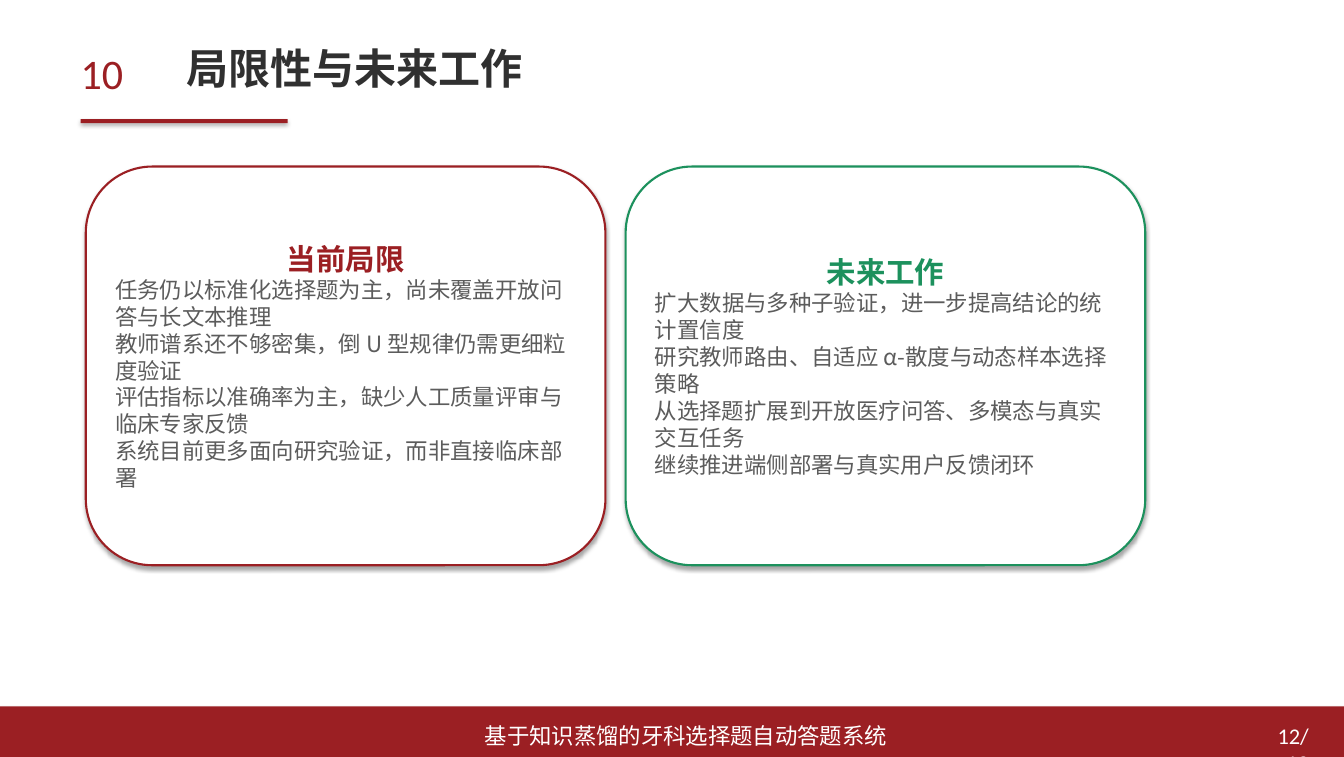
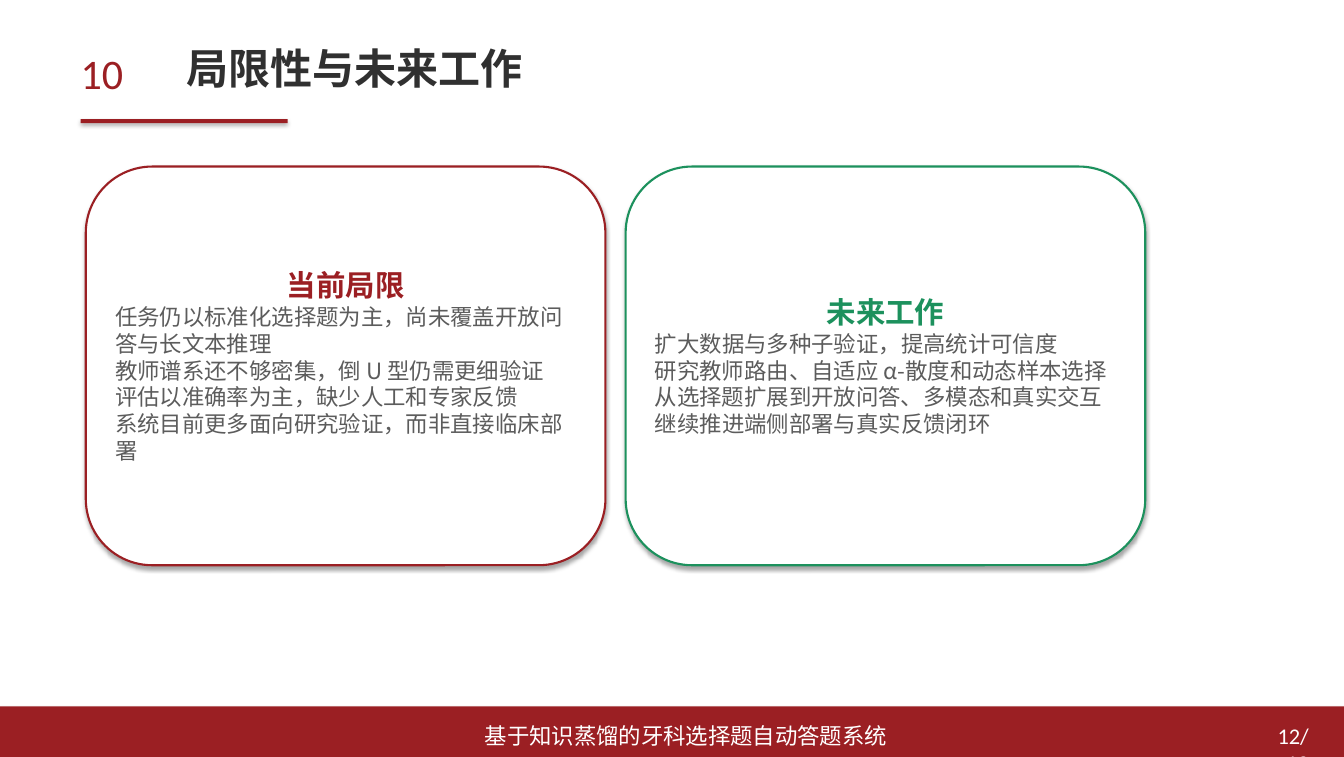
Before and after one commit to arthaschan/mentalDistill, a slide deck: slide 12 of thesis/答辩/论文汇报PPT_模板风格版.pptx. Drawn at 1344x757 pixels with LibreOffice and Linux fonts; fonts in the diff are those of the drawing. Boxes give left, top, right and bottom in pixels: in the first picture for what was removed or moved away, otherwise in the second. Text is boxed around its words. In the diff, an @@ line names an element or a change of style, - is before the commit and + after.

```diff
--- a/thesis/答辩/论文汇报PPT_模板风格版.pptx
+++ b/thesis/答辩/论文汇报PPT_模板风格版.pptx
@@ text in rounded rectangle at (x1=655, y1=333, x2=1107, y2=434): text changed @@
-扩大数据与多种子验证，进一步提高结论的统计置信度
-研究教师路由、自适应 α-散度与动态样本选择策略
-从选择题扩展到开放医疗问答、多模态与真实交互任务
-继续推进端侧部署与真实用户反馈闭环
+扩大数据与多种子验证，提高统计可信度
+研究教师路由、自适应 α-散度和动态样本选择
+从选择题扩展到开放问答、多模态和真实交互
+继续推进端侧部署与真实反馈闭环
@@ text in rounded rectangle at (x1=115, y1=360, x2=544, y2=407): text changed @@
-教师谱系还不够密集，倒 U 型规律仍需更细粒度验证
-评估指标以准确率为主，缺少人工质量评审与临床专家反馈
+教师谱系还不够密集，倒 U 型仍需更细验证
+评估以准确率为主，缺少人工和专家反馈
```
Also in this commit, not shown: 11 other slides changed, 10 other files.
